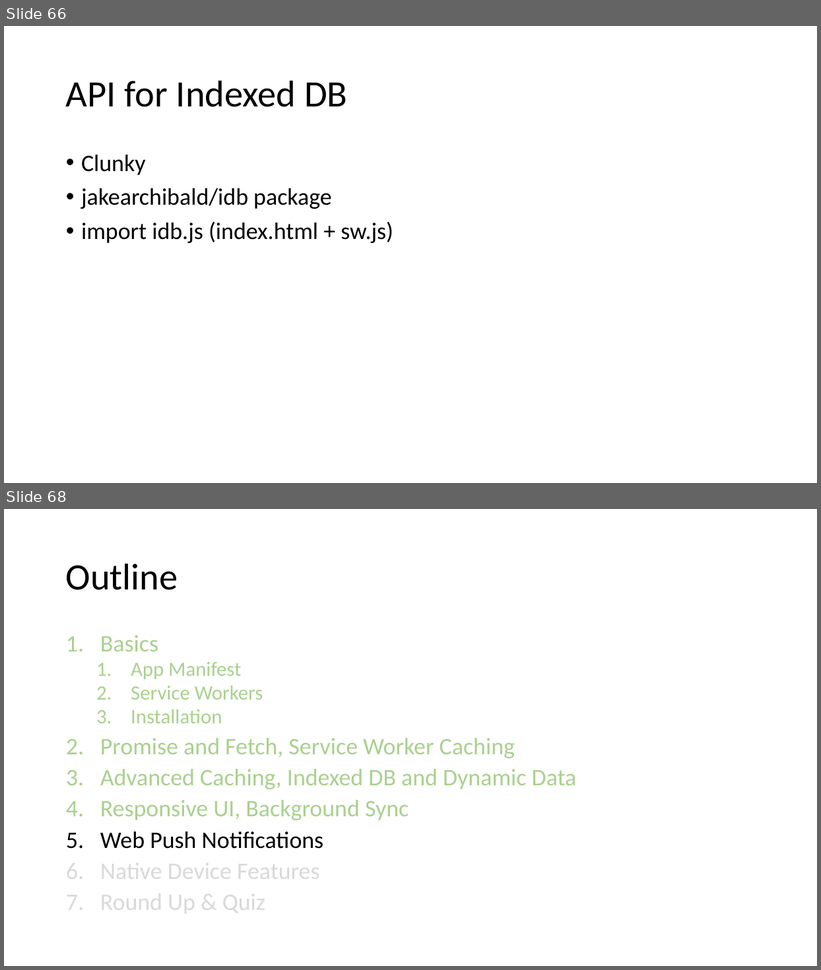
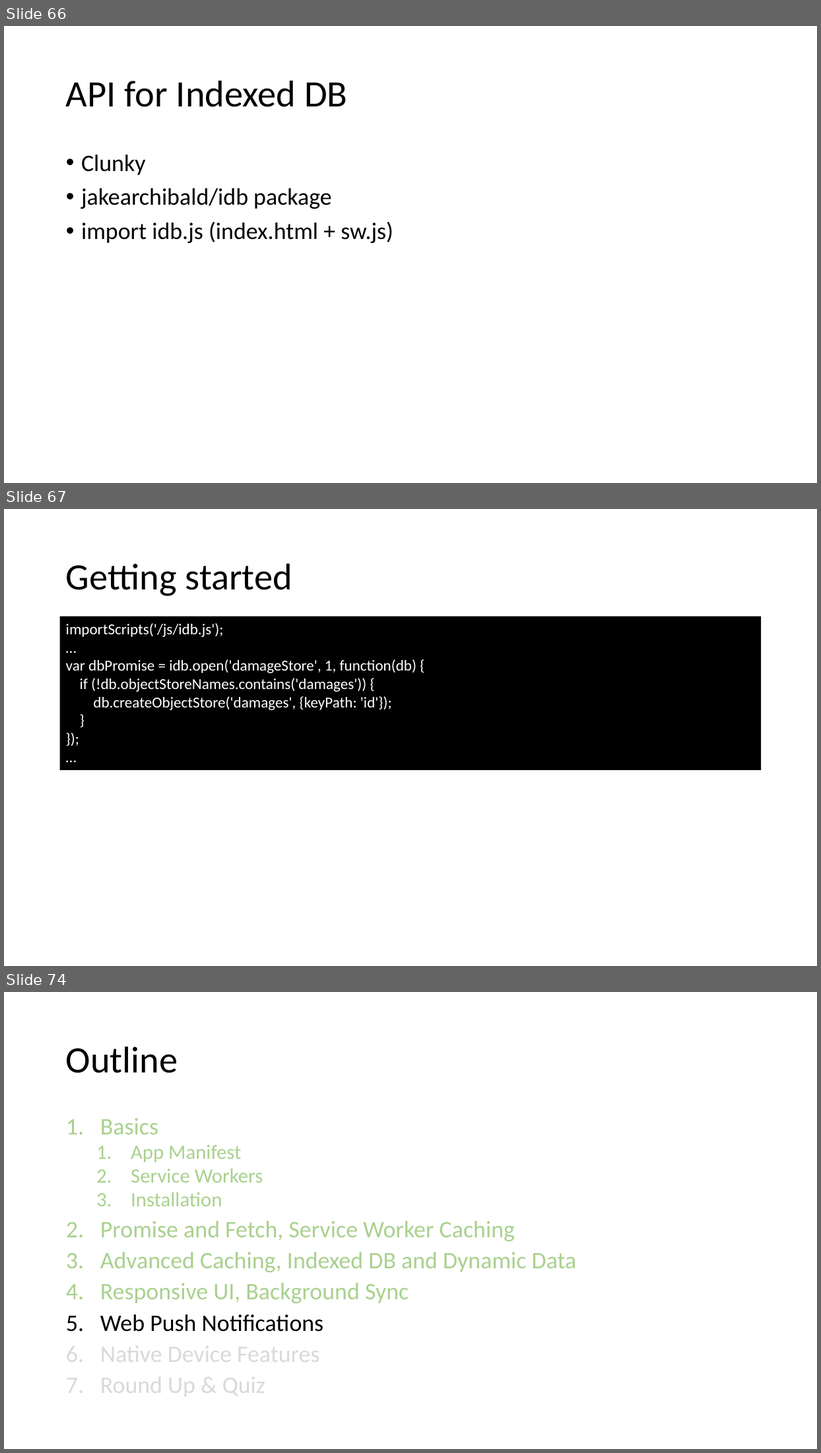
Before and after one commit to SteveNox/PWACourseProgress, a slide deck: course/Progressive Web Apps.pptx. Shown one above the other, each under a label of ours: slides 66 and 68 before the commit, slides 66, 67 and 74 after it; the slides between them are not shown. The pictures are 821x970 and 821x1453 pixels, drawn with LibreOffice and Linux fonts; fonts in the diff are those of the drawing. Boxes give left, top, right and bottom in pixels: in the first picture for what was removed or moved away, otherwise in the second. Text is boxed around its words. In the diff, an @@ line names an element or a change of style, - is before the commit and + after.

```diff
--- a/course/Progressive Web Apps.pptx
+++ b/course/Progressive Web Apps.pptx
@@ slide 67 added at [4, 509, 817, 966], background #FFFFFF @@
@@ title added at [66, 563, 292, 596], 44 pt, text #000000 @@
+Getting started
@@ rectangle added at [60, 617, 762, 770], fill #000000, 18 pt, text #FFFFFF @@
+importScripts('/js/idb.js');
+…
+var dbPromise = idb.open('damageStore', 1, function(db) {
+if (!db.objectStoreNames.contains('damages')) {
+db.createObjectStore('damages', {keyPath: 'id'});
+}
+});
+…
@@ what was slide 68 is now slide 74 @@
```
Also in this commit, not shown: 2 slides changed, 5 other slides added, 6 other files.
